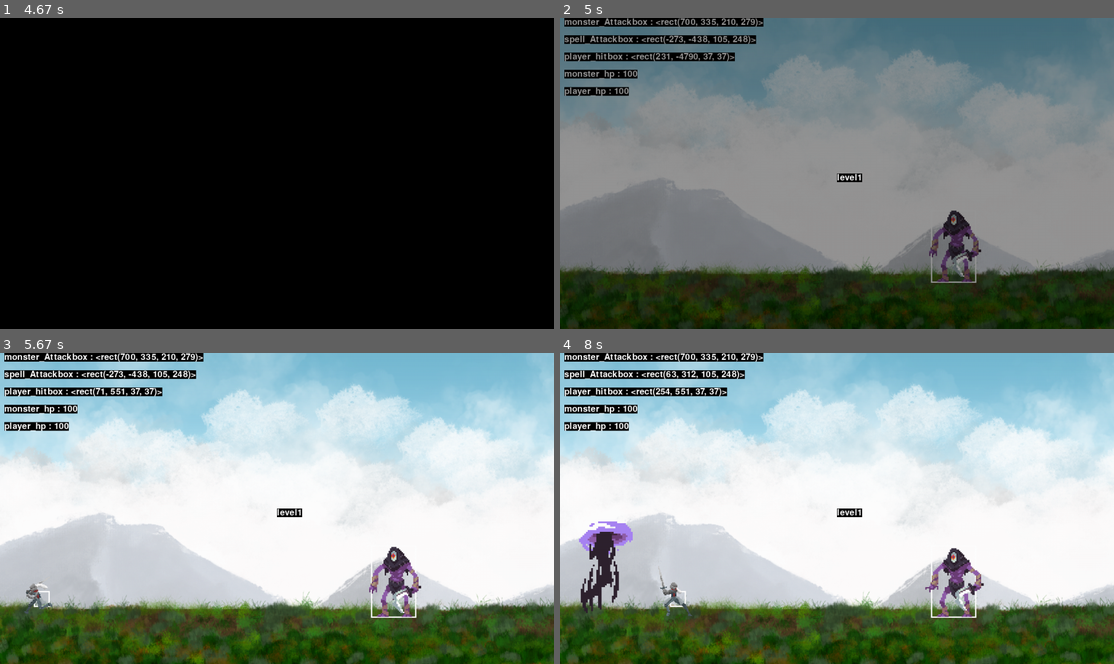
Above: before the commit, frames 1-4 (two rows, left to right).
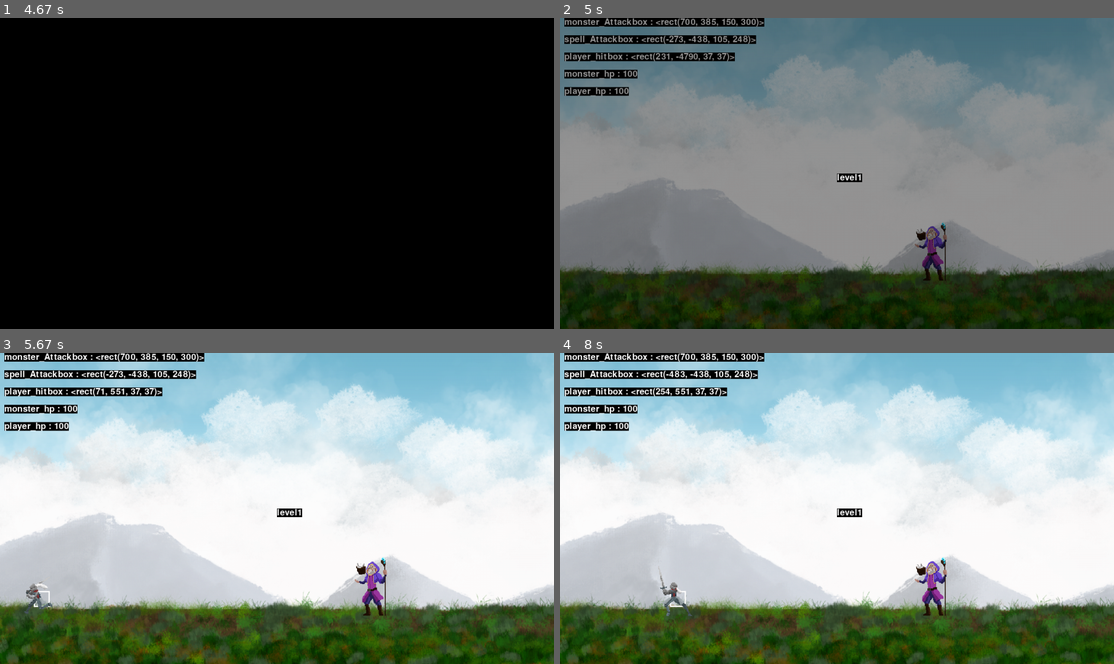
Above: after the commit, the same moments.

Repository: CSID-DGU/2022-1-OSSProj-GaCo-3
Game: pygame game, started from code/game.py
Same seed, same stepped clock (60 frames per second), same inputs: the game is played once before the commit and once after it.
Inputs (mouse positions are in pixels of both pictures, inside the frame that each line leads up to):
- Up to frame 1 (4.67 s): click (277, 173) at 0.38 s
- Up to frame 2 (5 s): tap Space at 4.9 s
- Up to frame 3 (5.67 s): hold Left from 5.23 s (still down)
- Up to frame 4 (8 s): release Left at 5.77 s; hold Left 5.8-6.2 s; hold Right 6.23-6.87 s; hold Left 6.9-7.37 s; hold Right 7.4-7.87 s; tap A at 7.9 s

Frame 1 is identical in both runs. In frame 2, 1.5% of the frame differs, in the area x 26-76%, y 0-86%; in frame 3, 1.5%; in frame 4, 3.2%, in the area x 3-77%, y 0-86%.

Commit message:
feat : abyss create on map1

Diff:
--- a/code/abyss.py
+++ b/code/abyss.py
@@ -8,5 +8,110 @@
 from debug import *
 
 class Abyss(Monster):
-    def __init__(self, pos):
-        pass
+    def __init__(self, pos, MONSTER_SIZE, groups, obstacle_sprites):
+        self.image = pygame.image.load('image/Monster/abyss/idleL.png').convert_alpha()
+        self.image = pygame.transform.scale(self.image, MONSTER_SIZE)
+
+        super().__init__(pos, MONSTER_SIZE, groups, obstacle_sprites)
+        self.rect = self.image.get_rect(topleft=pos)
+        self.hitbox = self.rect.inflate(-200, -200) # rect를 양옆, 위아래 방향으로 100씩 줄임
+        self.OffsetX = self.scale[0] / 4 #??????????????????????????????????????????
+        self.look_direction = -1
+
+        # 공격
+        self.targetPos = 200.0 # 맨 처음에 플레이어 위치를 타겟으로 설정하는 건가?
+        self.attackBox = pygame.Rect(self.rect[0] , self.rect[1], self.scale[0]/2, self.scale[1])
+        # 아직 어비스 주문 마법을 생성하지 않았으므로 브링어의 주문을 일단 생성
+        self.spell = BringerSpell((-500, -500), BRINGER_SPELL_SIZE, groups, self.obstacle_sprites)
+        self.isAttack = False
+        self.isDead = False
+
+        self.AttackPower = 40 # 공격력
+        self.hp = ABYSS_HP # 체력
+        self.hittedTime = 0 # 무적 시간
+
+    def spellON(self): # 얘는 하는 일이 너무 적음. 수정 필요할 듯
+        self.spell.ON(self.targetPos)
+
+    def attack(self):
+        # __init__()에 self.attackBox 가 똑같이 정의되어 있는데, 왜 어택박스를 또 만들었지?
+        self.attackbox = pygame.Rect(self.rect[0], self.rect[1], self.scale[0] / 2, self.scale[1])
+
+    def import_monster_assets(self):
+        self.spr = {'idleL':[], 'idleR':[],
+                    'runL':[], 'runR':[],
+                    'attack1L':[], 'attack1R':[], #어비스 이미지 이름은 attack1L, attack1R 로 되어있음. 이거 수정하면 됨
+                    'deathL':[], 'deathR':[],
+                    'hurtL':[], 'hurtR':[]}
+
+        super(Abyss, self).import_monster_assets('image/Monster/abyss/', ABYSS_IMG_INFO, 'L')
+
+    def animate(self, df):
+        dt = df
+
+        #피격 모션인 경우 애니메이션이 느리게 재생되도록 줄어든 델타타임을 인자로 넘김
+        if 'hurt' in self.status:
+            dt /= 2.0
+
+        super().animate(dt)
+
+        spr = self.spr[self.status]
+        if 'death' in self.status and self.animation_end:
+            #임시적 조치로 죽음 모션의 마지막 프레임일 경우 화면 밖으로 내보낸다.
+            self.kill()
+            self.hitbox.x = 90000
+            return
+
+    def update(self, df):
+        self.AI(df)
+        self.animate(df)
+
+        # 어택 박스 정보 갱신 -> 하는 일이 뭐지..? attack_hitbox...?
+        attack_hitbox = sub_Coordinate(self.attackBox, (self.CameraOffset[0], self.CameraOffset[1], 0, 0)) # 이 계산을 왜 여기서 하지?
+
+        # attack animation notify
+        # 애니메이션 프레임에 따라서, 스프라이트의 몇 번째 그림에 정확히 공격 이미지가 생성되고 사라지는지를
+        # 공격시 어택박스 생성, isAttack 시그널로 사용하기.
+        if 'attack' in self.status:
+            if (self.frame_index < 7 and self.frame_index > 3): # 어비스 공격 스프라이트의 4, 5, 6 에 공격 이미지 있음
+                pygame.draw.rect(self.display_surface, (255, 0, 0), attack_hitbox, 3) # 빨간 색으로 그림
+                self.isAttack = True
+            else:
+                self.isAttack = False
+
+        # 브링어는 spell 공격 전, 준비된 행동이 있음(cast). 하지만 어비스는 일단 없음.
+        # elif 'cast' in self.status and self.animation_end:
+        #     self.spellON()
+
+        # -> 어비스에서 attack을 해줄 때 self.spellON() 해줘야함.
+
+        self.spell.CameraOffset = self.CameraOffset
+        self.spell.update(df)
+
+        # 충돌
+        # 플레이어 어택박스, 몬스터 히트박스 충돌시
+        if collision_check(self.playerAttackbox, self.getHitBox()) and self.playerAttackbox and self.hittedTime < 0:
+            self.hp -= self.playerPower
+            self.hittedTime = 0.5 # ?
+
+            if not 'attack' in self.status:
+                self.status = 'hurtR' if self.look_direction == 1 else 'hurtL'
+
+            if self.hp <= 0:
+                self.status = 'deathR' if self.look_direction == 1 else 'deathL'
+
+        # 데미지 사이 시간
+        self.hittedTime -= df/1000.0
+
+    def setTargetPos(self, posX):
+        self.targetPos = posX
+
+    def getHitBox(self):
+        hitbox = self.hitbox.inflate(-self.scale[0]/4, -self.scale[1]/5*2)
+        return sub_Coordinate(hitbox, (0 - self.OffsetX, -self.scale[1]/5, 0, 0))
+
+    def getAttackBox(self):
+        return self.attackBox # self.attackbox 는 안 쓰는 건가보네
+
+    def getSpellAttackBox(self):
+        return self.spell.getHitBox()
--- a/code/level.py
+++ b/code/level.py
@@ -11,6 +11,7 @@
 from random import choice
 from debug import *
 from scene import *
+from abyss import *
 
 class Level:
     def __init__(self):
@@ -44,7 +45,7 @@
 
     def monster_create(self, game_state):
         if game_state == 'level1': # monster1 생성 후 바꿔야함
-            return Bringer(BRINGER_COOR_ini, BRINGER_SIZE, [self.visible_sprites], self.obstacle_sprites)
+            return Abyss(ABYSS_COOR_ini, ABYSS_SIZE, [self.visible_sprites], self.obstacle_sprites)
 
         if game_state == 'level2':
             return Bringer(BRINGER_COOR_ini, BRINGER_SIZE, [self.visible_sprites], self.obstacle_sprites)
--- a/code/settings.py
+++ b/code/settings.py
@@ -3,6 +3,11 @@
 WIDTH   = 1280 #가로 크기
 HEIGHT  = 720 #세로 크기
 FPS     = 60
+
+# characters hp info
+PLAYER_HP = 100
+ABYSS_HP = 100
+BRINGER_HP = 150
 
 # player settings
 PLAYER_SIZE = (300, 300)
@@ -16,7 +21,15 @@
                      'attack1': {'idx': 7, 'size': (300, 300)}, 'attack1L': {'idx': 7, 'size': (300, 300)},
                      'attack2': {'idx': 7, 'size': (300, 300)}, 'attack2L': {'idx': 7, 'size': (300, 300)}
                      }
-PLAYER_HP = 100
+
+# monster1 settings - abyss
+ABYSS_SIZE = (300, 300)
+ABYSS_COOR_ini = (700, 385)
+ABYSS_IMG_INFO = {'idleL':{'idx':6, 'size': ABYSS_SIZE}, 'idleR':{'idx':6, 'size': ABYSS_SIZE},
+                  'runL': {'idx': 8, 'size': ABYSS_SIZE}, 'runR': {'idx': 8, 'size': ABYSS_SIZE},
+                  'attack1L': {'idx': 8, 'size': ABYSS_SIZE}, 'attack1R': {'idx': 8, 'size': ABYSS_SIZE},
+                  'deathL':{'idx': 7, 'size': ABYSS_SIZE}, 'deathR':{'idx': 7, 'size': ABYSS_SIZE},
+                  'hurtL': {'idx': 4, 'size': ABYSS_SIZE}, 'hurtR': {'idx': 4, 'size': ABYSS_SIZE} }
 
 # monster2 settings
 BRINGER_SIZE = (420, 279)
@@ -27,7 +40,6 @@
                      'deathL':{'idx': 10, 'size': BRINGER_SIZE}, 'deathR':{'idx': 10, 'size': BRINGER_SIZE},
                      'castL': {'idx': 9, 'size': BRINGER_SIZE}, 'castR': {'idx': 9, 'size': BRINGER_SIZE},
                      'hurtL': {'idx': 3, 'size': BRINGER_SIZE}, 'hurtR': {'idx': 3, 'size': BRINGER_SIZE}}
-BRINGER_HP = 100
 
 # 게임 장면 이름
 GAME_STATES = ['intro', 'level1', 'level2', 'level3', 'ending']
